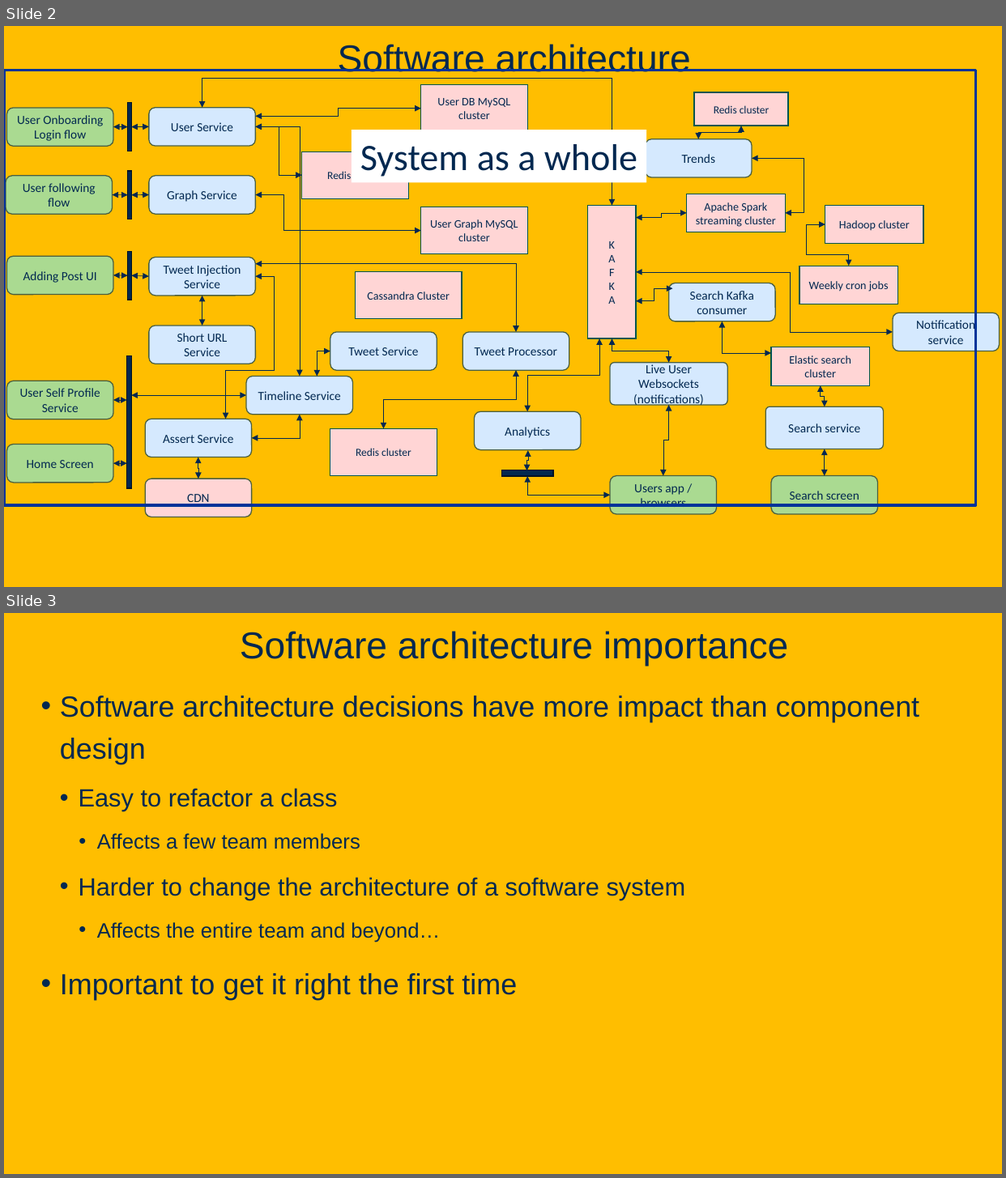
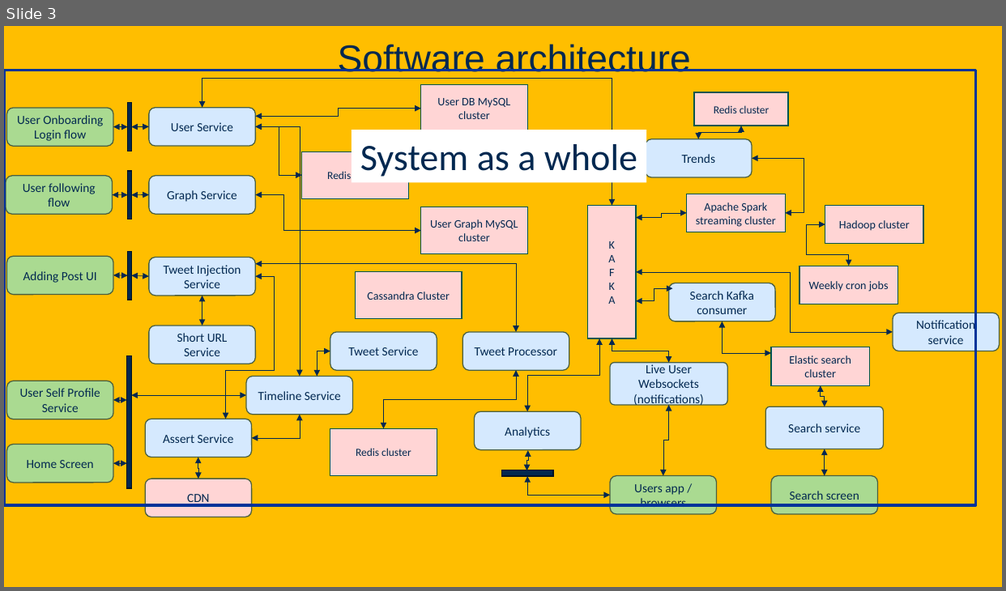
Before and after one commit to davsec-teaching/W26_ECS_160, a slide deck: slides/Microservices.pptx. Shown one above the other, each under a label of ours: slides 2 and 3 before the commit, slide 3 after it. The pictures are 1006x1178 and 1006x591 pixels, drawn with LibreOffice and Linux fonts; fonts in the diff are those of the drawing; background and template pictures are left out. Boxes give left, top, right and bottom in pixels: in the first picture for what was removed or moved away, otherwise in the second. Text is boxed around its words. In the diff, an @@ line names an element or a change of style, - is before the commit and + after.

```diff
--- a/slides/Microservices.pptx
+++ b/slides/Microservices.pptx
@@ slide 3 removed at (4,613,1002,1174), background picture (left out) @@
@@ title removed at (240,631,788,666) @@
-Software architecture importance
@@ text removed at (60,696,920,1000) @@
-• Software architecture decisions have more impact than component design
-  • Easy to refactor a class
-    • Affects a few team members
-  • Harder to change the architecture of a software system
-    • Affects the entire team and beyond…
-• Important to get it right the first time
@@ what was slide 2 is now slide 3 @@
```
Also in this commit, not shown: 3 slides changed, 15 slides added, 8 other slides removed, 3 other files.
